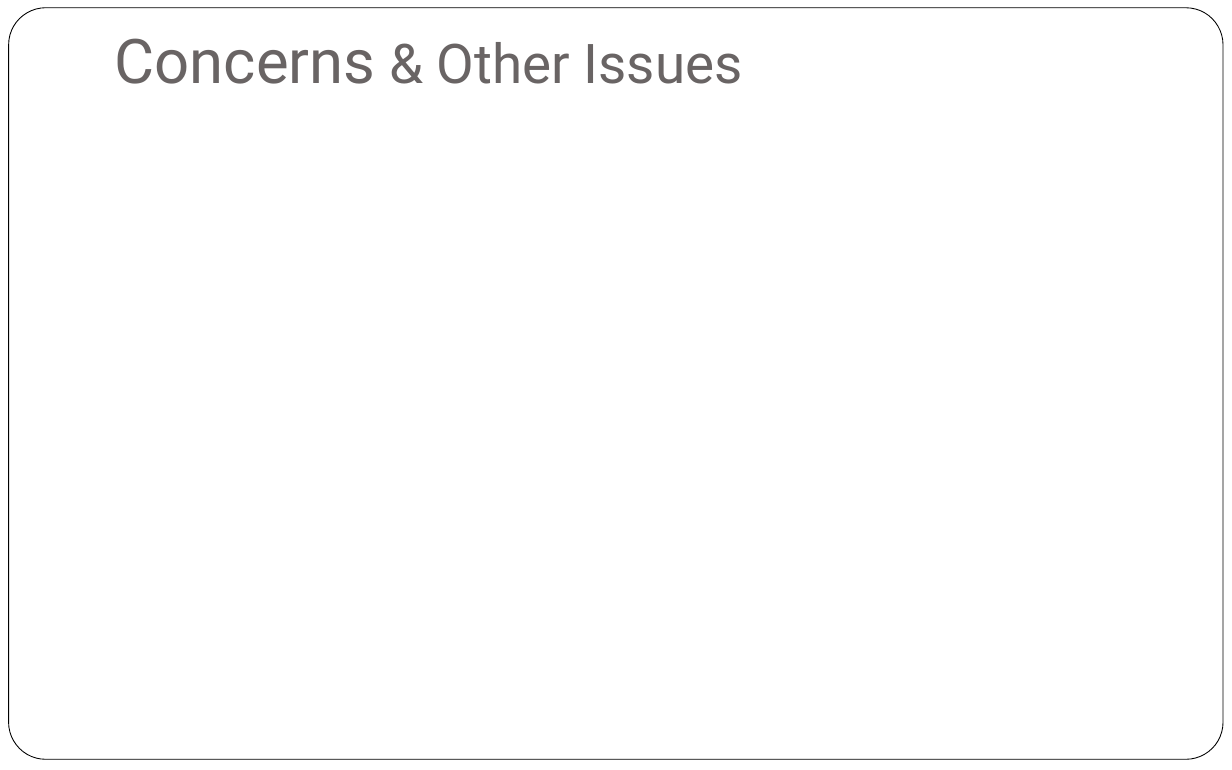
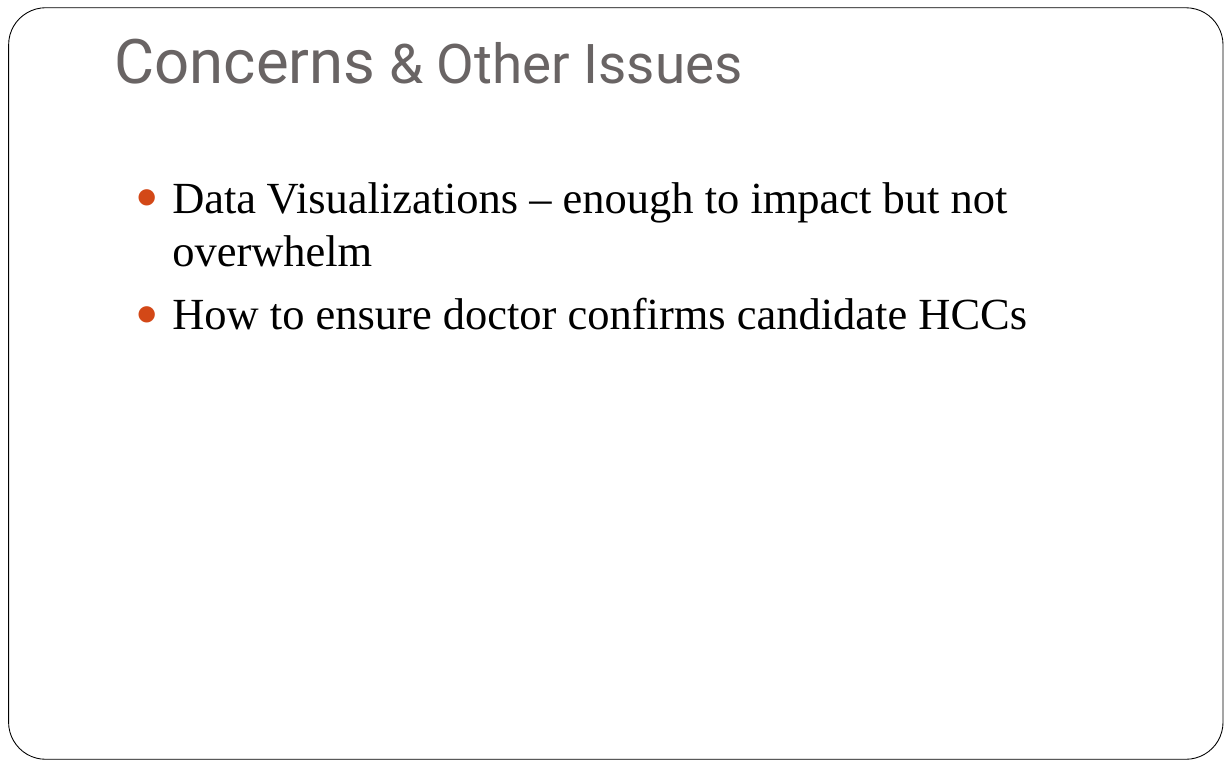
Before and after one commit to AnjaGuillory/FHIRED_Up, a slide deck: slide 12 of Team Deliverable 2/Technical Presentation - FHIRed Up.pptx. Drawn at 1232x770 pixels with LibreOffice and Linux fonts; fonts in the diff are those of the drawing. Boxes give left, top, right and bottom in pixels: in the first picture for what was removed or moved away, otherwise in the second. Text is boxed around its words. In the diff, an @@ line names an element or a change of style, - is before the commit and + after.

```diff
--- a/Team Deliverable 2/Technical Presentation - FHIRed Up.pptx
+++ b/Team Deliverable 2/Technical Presentation - FHIRed Up.pptx
@@ text added at (x1=172, y1=182, x2=1027, y2=330), 26 pt, text #000000 @@
+● Data Visualizations – enough to impact but not overwhelm
+● How to ensure doctor confirms candidate HCCs
```
Also in this commit, not shown: 2 other slides changed, 2 slides added, 2 slides removed.
